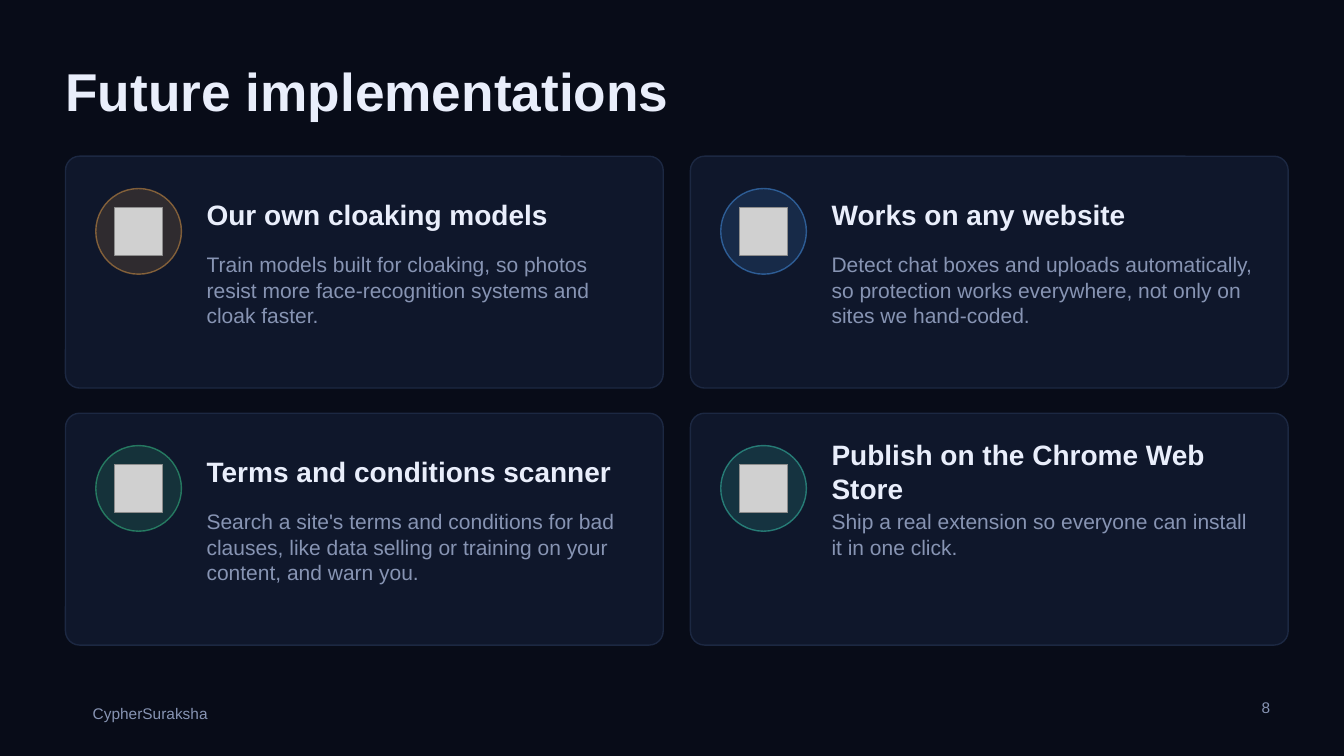
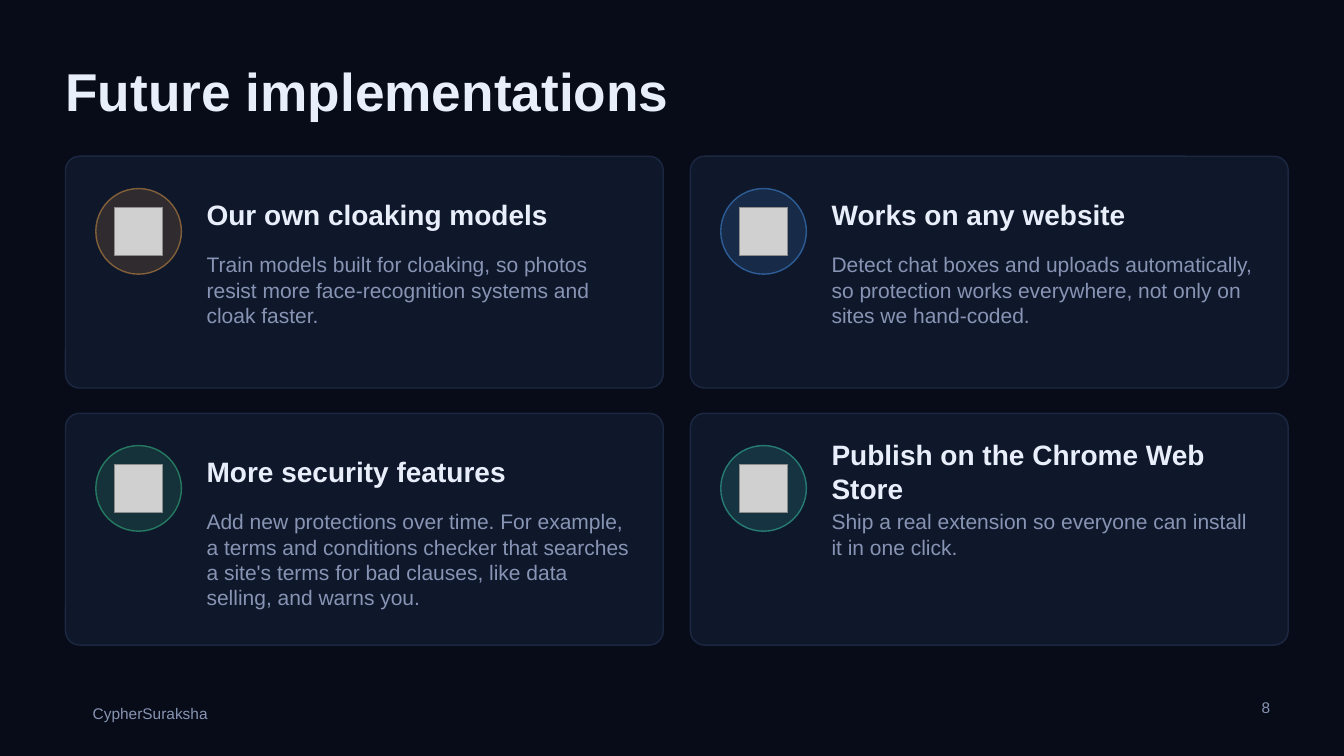
Before and after one commit to nishadiyer/CypherSuraksha, a slide deck: slide 8 of docs/pitch/CypherSuraksha-pitch.pptx. Drawn at 1344x756 pixels with LibreOffice and Linux fonts; fonts in the diff are those of the drawing; grey boxes stand for pictures; background and template pictures are left out. Boxes give left, top, right and bottom in pixels: in the first picture for what was removed or moved away, otherwise in the second. Text is boxed around its words. In the diff, an @@ line names an element or a change of style, - is before the commit and + after.

```diff
--- a/docs/pitch/CypherSuraksha-pitch.pptx
+++ b/docs/pitch/CypherSuraksha-pitch.pptx
@@ text at bbox=[207, 461, 506, 487]: text changed @@
-Terms and conditions scanner
+More security features
@@ text at bbox=[207, 514, 629, 610]: text changed @@
-Search a site's terms and conditions for bad clauses, like data selling or training on your content, and warn you.
+Add new protections over time. For example, a terms and conditions checker that searches a site's terms for bad clauses, like data selling, and warns you.
```
Also in this commit, not shown: 1 other file.
